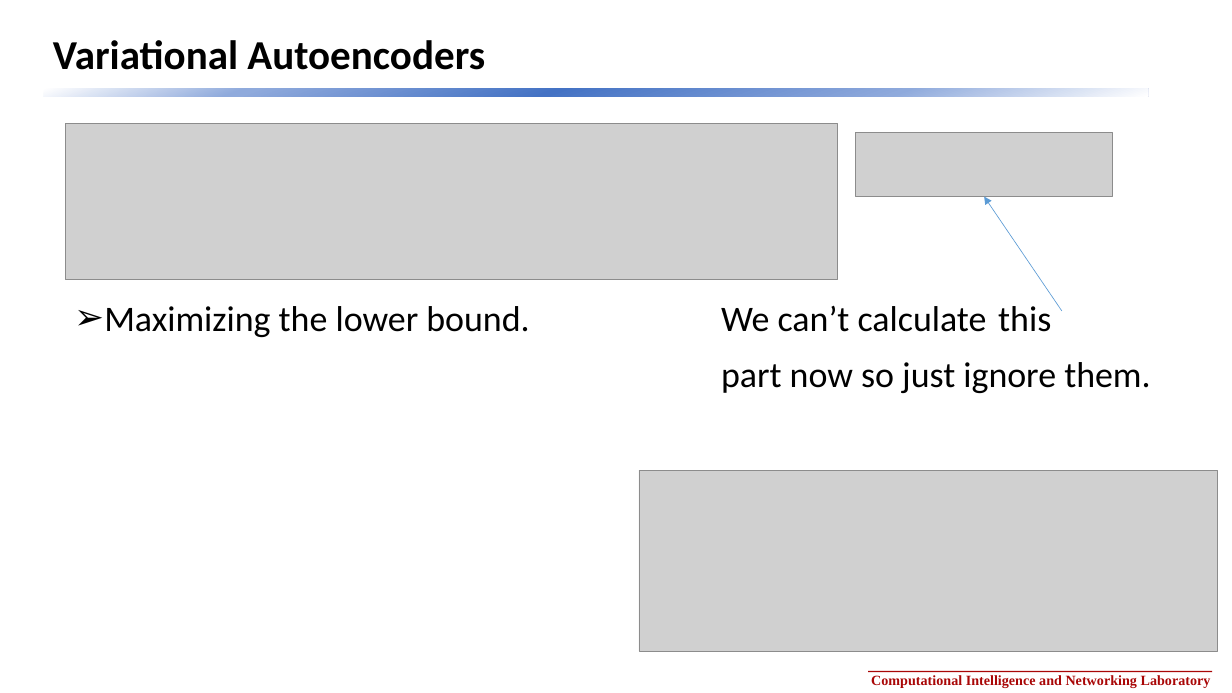
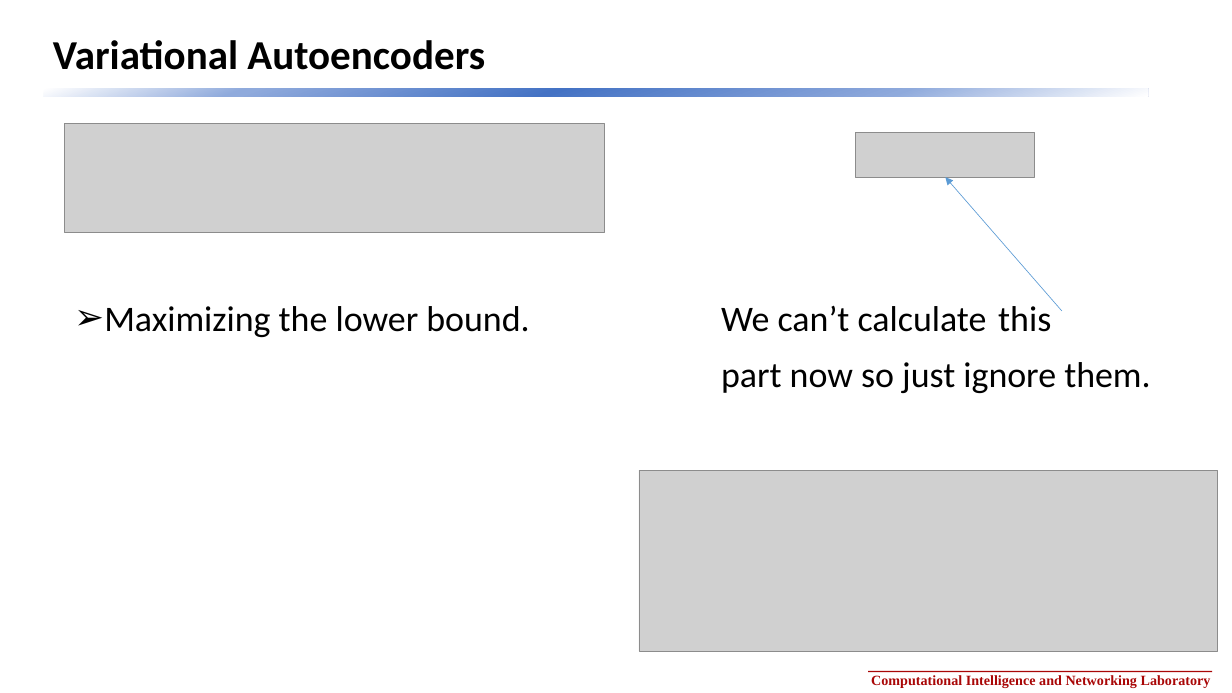
Before and after one commit to gggg8657/study, a slide deck: slide 27 of VAE/machine_learning2_Variational_AutoEncoder.pptx. Drawn at 1232x693 pixels with LibreOffice and Linux fonts; fonts in the diff are those of the drawing; grey boxes stand for pictures; background and template pictures are left out. Boxes give left, top, right and bottom in pixels: in the first picture for what was removed or moved away, otherwise in the second. Text is boxed around its words. In the diff, an @@ line names an element or a change of style, - is before the commit and + after.

```diff
--- a/VAE/machine_learning2_Variational_AutoEncoder.pptx
+++ b/VAE/machine_learning2_Variational_AutoEncoder.pptx
@@ picture: place and size @@
-picture at <box>65,123,837,279</box>
+picture at <box>65,123,604,232</box>
@@ picture: place and size @@
-picture at <box>856,132,1113,196</box>
+picture at <box>856,132,1035,177</box>
@@ arrow moved from (1062, 311) - (984, 197) to (1062, 311) - (945, 177) @@
```
Also in this commit, not shown: 5 other slides changed, 2 slides added, 2 other files.
